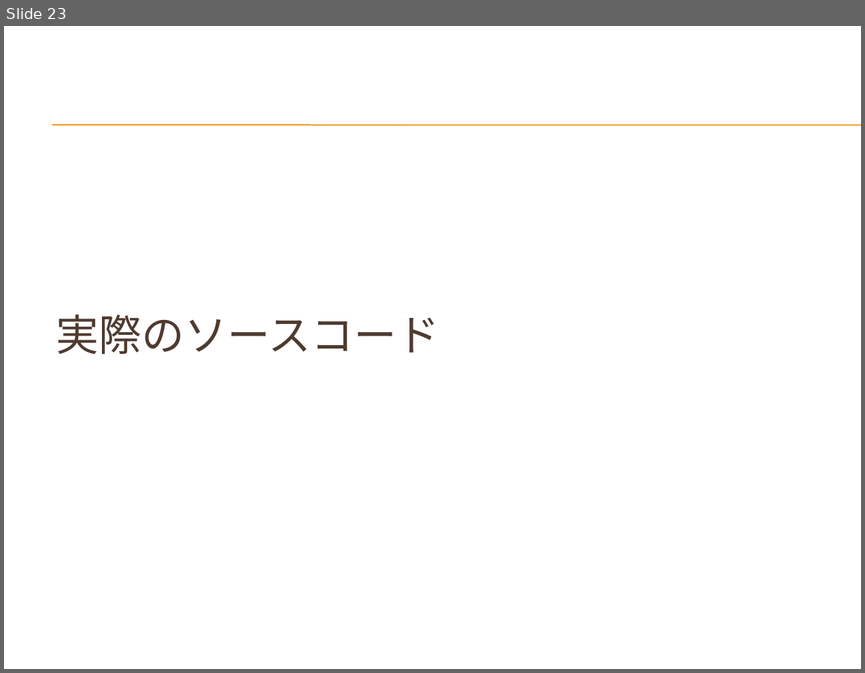
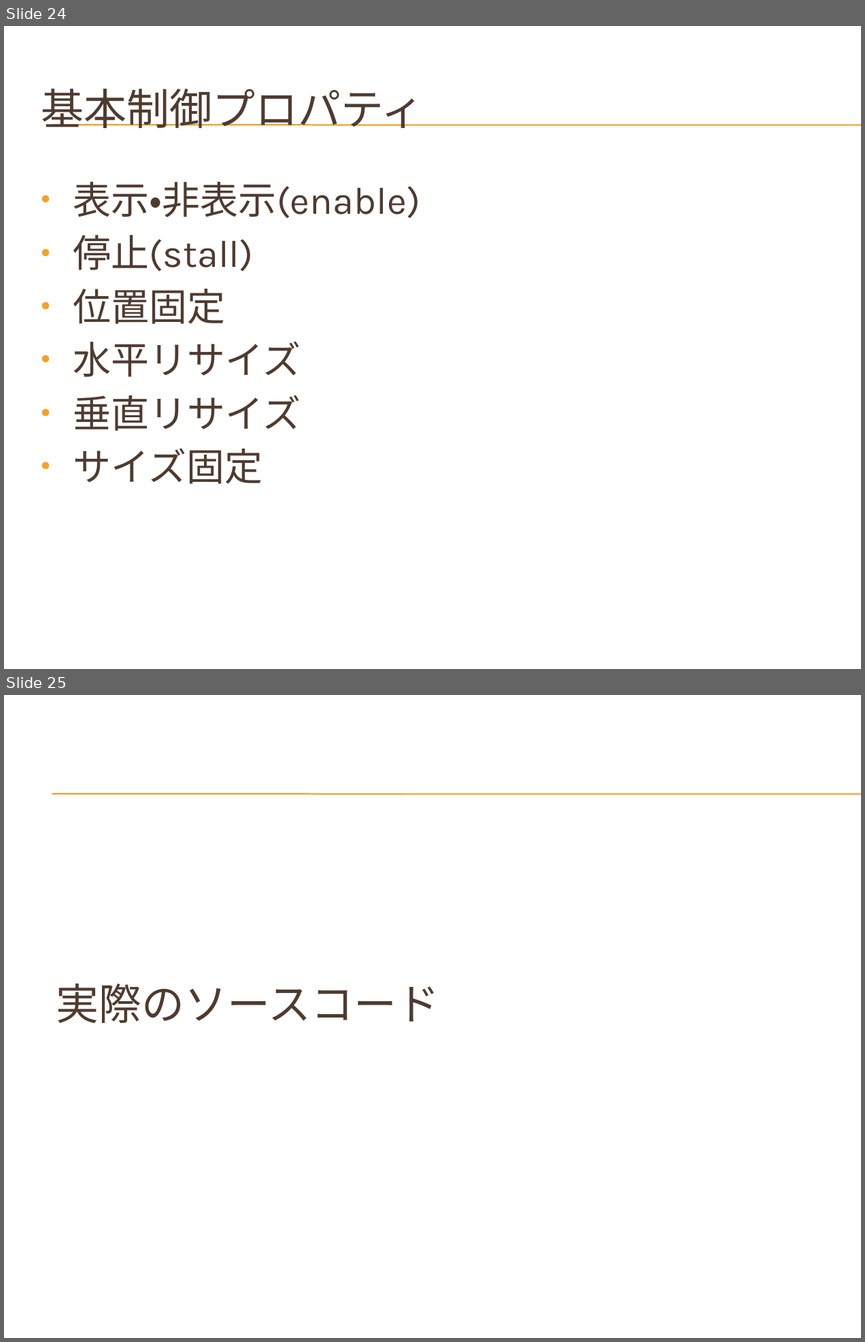
Before and after one commit to hirakuni45/glfw3_app, a slide deck: glfw3_app/docs/GLFW3_OpenGL_GUI.pptx. Shown one above the other, each under a label of ours: slide 23 before the commit, slides 24 and 25 after it. The pictures are 865x673 and 865x1342 pixels, drawn with LibreOffice and Linux fonts; fonts in the diff are those of the drawing; background and template pictures are left out. Boxes give left, top, right and bottom in pixels: in the first picture for what was removed or moved away, otherwise in the second. Text is boxed around its words. In the diff, an @@ line names an element or a change of style, - is before the commit and + after.

```diff
--- a/glfw3_app/docs/GLFW3_OpenGL_GUI.pptx
+++ b/glfw3_app/docs/GLFW3_OpenGL_GUI.pptx
@@ slide 24 added at [4,26,861,669], background picture (left out); not listed: 2 template elements that a slide beside it also shows @@
@@ title added at [41,89,424,128], 36 pt, text #4E3B30 @@
+基本制御プロパティ
@@ text added at [73,182,420,484], 32 pt, text #4E3B30 @@
+• 表示・非表示(enable)
+• 停止(stall)
+• 位置固定
+• 水平リサイズ
+• 垂直リサイズ
+• サイズ固定
@@ what was slide 23 is now slide 25 @@
```
Also in this commit, not shown: 9 slides changed, 4 other slides added, 1 slide removed, 1 other file.
